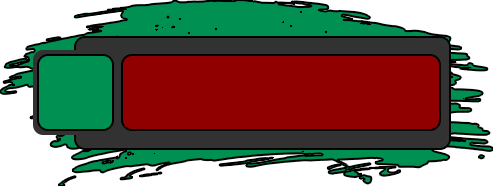
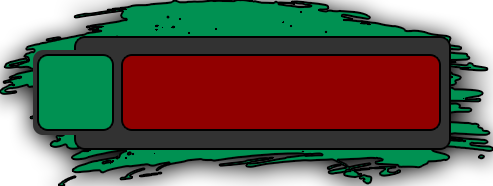
Layers edited between the first and the second 493x186 image:
pixels changed over <box>0,0,493,186</box> (layer not identified)
